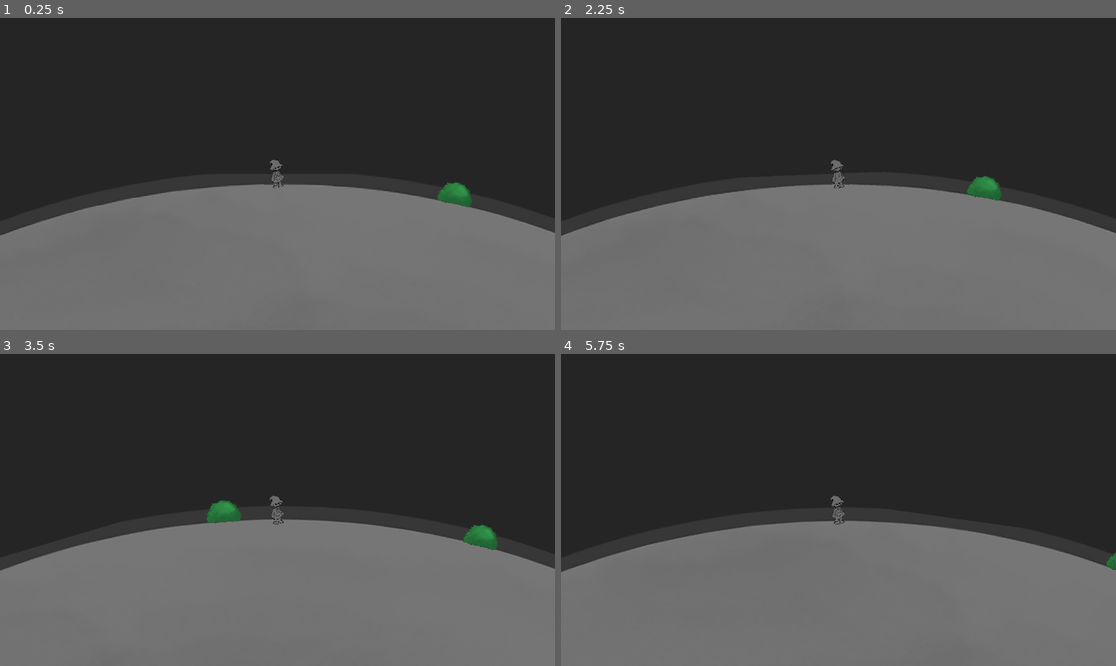
Above: before the commit, frames 1-4 (two rows, left to right).
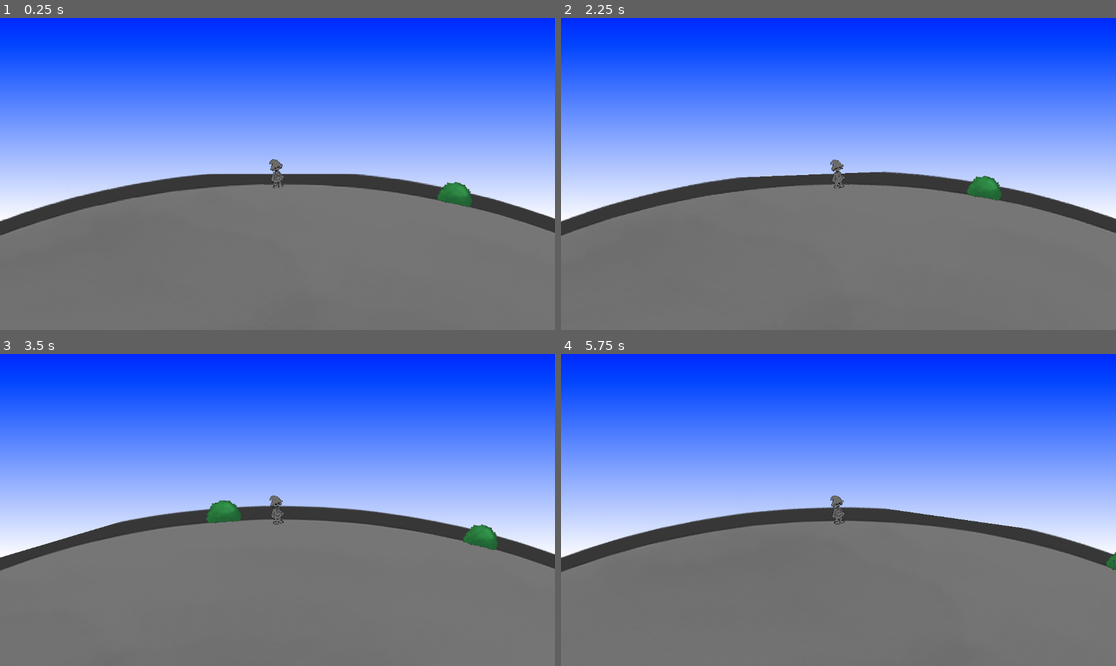
Above: after the commit, the same moments.

Repository: Jarten0/farming_loops
Game: Godot game, scene res://global/main_scene.tscn
The game is run twice, just before and just after one commit, with the same random seed, the same clock (stepped at 60 frames per second) and the same inputs.
Inputs:
- Up to frame 1 (0.25 s): no input
- Up to frame 2 (2.25 s): tap Enter at 0.5 s; hold D (move_right) 0.53-1.28 s; tap Space (harvest) at 0.6, 2.1 s; hold A (move_left) 1.28-2.03 s; tap P (plant) at 1.35 s; hold D (move_right) from 2.03 s (still down)
- Up to frame 3 (3.5 s): keep holding D (move_right); tap P (plant) at 2.85 s
- Up to frame 4 (5.75 s): release D (move_right) at 3.53 s; hold A (move_left) from 3.53 s (still down); tap Space (harvest) at 3.6, 5.1 s; tap P (plant) at 4.35 s

The runs differ from the first frame. In frame 1, 54% of the frame differs, in the area x 0-100%, y 0-66%; in frame 2, 54%; in frame 3, 54%; in frame 4, 55%.

Commit message:
Barebones sky shader

Diff:
--- a/global/main_scene.tscn
+++ b/global/main_scene.tscn
@@ -6,9 +6,17 @@
 [ext_resource type="PackedScene" uid="uid://dxfcusyfc08sb" path="res://plants/berry/berry_bush.tscn" id="4_y5dew"]
 [ext_resource type="Script" uid="uid://60veij5n47b6" path="res://global/interaction.gd" id="5_xckwb"]
 [ext_resource type="Texture2D" uid="uid://cr3hkpofs4phx" path="res://planets/sun.png" id="6_6c5vy"]
+[ext_resource type="Shader" uid="uid://dsfw26xqtiyv2" path="res://shaders/Sky_Shader.tres" id="6_y5dew"]
 [ext_resource type="Script" uid="uid://cqi8ky2e2nm1p" path="res://planets/sun.gd" id="7_kea51"]
 
 [sub_resource type="QuadMesh" id="QuadMesh_8mm7a"]
+
+[sub_resource type="ShaderMaterial" id="ShaderMaterial_xckwb"]
+shader = ExtResource("6_y5dew")
+shader_parameter/Top_Color = Color(0.05, 0.303333, 1, 1)
+shader_parameter/Bottom_Color = Color(1, 1, 1, 1)
+shader_parameter/Horizon_Height = -0.505
+shader_parameter/Horizon_Sharpness = 5.515
 
 [node name="Main Level" type="Node2D"]
 
@@ -52,6 +60,21 @@
 position = Vector2(3712, 1540)
 attached = NodePath("../Earth")
 
+[node name="CanvasLayer" type="CanvasLayer" parent="."]
+layer = -1
+
+[node name="ColorRect" type="ColorRect" parent="CanvasLayer"]
+material = SubResource("ShaderMaterial_xckwb")
+anchors_preset = 15
+anchor_right = 1.0
+anchor_bottom = 1.0
+offset_left = -1723.0
+offset_top = -905.0
+offset_right = 565.0
+offset_bottom = 383.0
+grow_horizontal = 2
+grow_vertical = 2
+
 [node name="Sun" type="Sprite2D" parent="." node_paths=PackedStringArray("attached")]
 position = Vector2(120, -7101.4)
 scale = Vector2(1.9, 1.9)
--- /dev/null
+++ b/shaders/Sky_Shader.tres
@@ -0,0 +1,110 @@
+[gd_resource type="VisualShader" load_steps=10 format=3 uid="uid://dsfw26xqtiyv2"]
+
+[sub_resource type="VisualShaderNodeFloatParameter" id="VisualShaderNodeFloatParameter_5sbbp"]
+parameter_name = "Horizon_Sharpness"
+default_value_enabled = true
+default_value = 1.0
+
+[sub_resource type="VisualShaderNodeFloatOp" id="VisualShaderNodeFloatOp_7jjcx"]
+operator = 2
+
+[sub_resource type="VisualShaderNodeInput" id="VisualShaderNodeInput_5sbbp"]
+input_name = "uv"
+
+[sub_resource type="VisualShaderNodeVectorDecompose" id="VisualShaderNodeVectorDecompose_7jjcx"]
+default_input_values = [0, Vector2(0, 0)]
+op_type = 0
+
+[sub_resource type="VisualShaderNodeColorParameter" id="VisualShaderNodeColorParameter_h5ulv"]
+parameter_name = "Top_Color"
+
+[sub_resource type="VisualShaderNodeColorParameter" id="VisualShaderNodeColorParameter_qspmy"]
+parameter_name = "Bottom_Color"
+
+[sub_resource type="VisualShaderNodeMix" id="VisualShaderNodeMix_bttem"]
+default_input_values = [0, Vector3(0, 0, 0), 1, Vector3(1, 1, 1), 2, Vector3(0.5, 0.5, 0.5)]
+op_type = 3
+
+[sub_resource type="VisualShaderNodeFloatOp" id="VisualShaderNodeFloatOp_h5ulv"]
+
+[sub_resource type="VisualShaderNodeFloatParameter" id="VisualShaderNodeFloatParameter_qspmy"]
+parameter_name = "Horizon_Height"
+
+[resource]
+code = "shader_type canvas_item;
+render_mode blend_mix;
+
+uniform vec4 Top_Color : source_color;
+uniform vec4 Bottom_Color : source_color;
+uniform float Horizon_Height;
+uniform float Horizon_Sharpness = 1.0;
+
+
+
+void fragment() {
+// ColorParameter:4
+	vec4 n_out4p0 = Top_Color;
+
+
+// ColorParameter:5
+	vec4 n_out5p0 = Bottom_Color;
+
+
+// Input:2
+	vec2 n_out2p0 = UV;
+
+
+// VectorDecompose:3
+	float n_out3p0 = n_out2p0.x;
+	float n_out3p1 = n_out2p0.y;
+
+
+// FloatParameter:9
+	float n_out9p0 = Horizon_Height;
+
+
+// FloatOp:7
+	float n_out7p0 = n_out3p1 + n_out9p0;
+
+
+// FloatParameter:10
+	float n_out10p0 = Horizon_Sharpness;
+
+
+// FloatOp:11
+	float n_out11p0 = n_out7p0 * n_out10p0;
+
+
+// Mix:6
+	vec3 n_out6p0 = mix(vec3(n_out4p0.xyz), vec3(n_out5p0.xyz), vec3(n_out11p0));
+
+
+// Output:0
+	COLOR.rgb = n_out6p0;
+
+
+}
+"
+graph_offset = Vector2(-1159.51, 237.71)
+mode = 1
+flags/light_only = false
+nodes/fragment/0/position = Vector2(240, -80)
+nodes/fragment/2/node = SubResource("VisualShaderNodeInput_5sbbp")
+nodes/fragment/2/position = Vector2(-1140, 180)
+nodes/fragment/3/node = SubResource("VisualShaderNodeVectorDecompose_7jjcx")
+nodes/fragment/3/position = Vector2(-780, 140)
+nodes/fragment/4/node = SubResource("VisualShaderNodeColorParameter_h5ulv")
+nodes/fragment/4/position = Vector2(-740, -300)
+nodes/fragment/5/node = SubResource("VisualShaderNodeColorParameter_qspmy")
+nodes/fragment/5/position = Vector2(-740, -100)
+nodes/fragment/6/node = SubResource("VisualShaderNodeMix_bttem")
+nodes/fragment/6/position = Vector2(40, -80)
+nodes/fragment/7/node = SubResource("VisualShaderNodeFloatOp_h5ulv")
+nodes/fragment/7/position = Vector2(-460, 200)
+nodes/fragment/9/node = SubResource("VisualShaderNodeFloatParameter_qspmy")
+nodes/fragment/9/position = Vector2(-1140, 540)
+nodes/fragment/10/node = SubResource("VisualShaderNodeFloatParameter_5sbbp")
+nodes/fragment/10/position = Vector2(-1140, 820)
+nodes/fragment/11/node = SubResource("VisualShaderNodeFloatOp_7jjcx")
+nodes/fragment/11/position = Vector2(-240, 200)
+nodes/fragment/connections = PackedInt32Array(2, 0, 3, 0, 4, 0, 6, 0, 5, 0, 6, 1, 6, 0, 0, 0, 9, 0, 7, 1, 3, 1, 7, 0, 7, 0, 11, 0, 11, 0, 6, 2, 10, 0, 11, 1)
Not shown: 1 places in global/main_scene.tscn that only renumber resources
